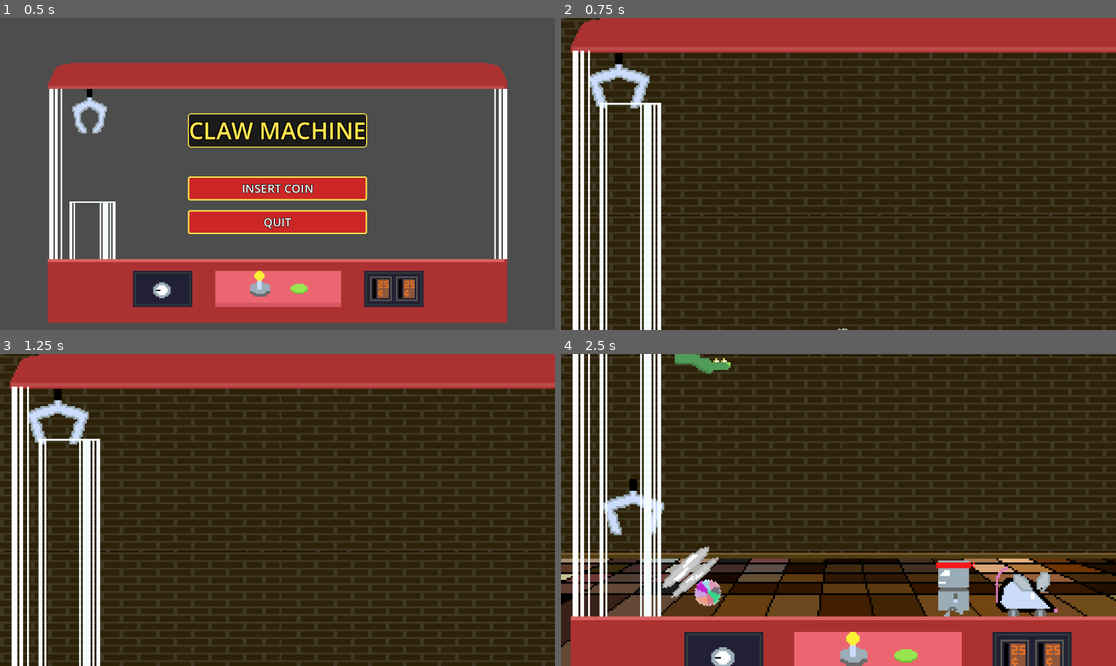
Above: before the commit, frames 1-4 (two rows, left to right).
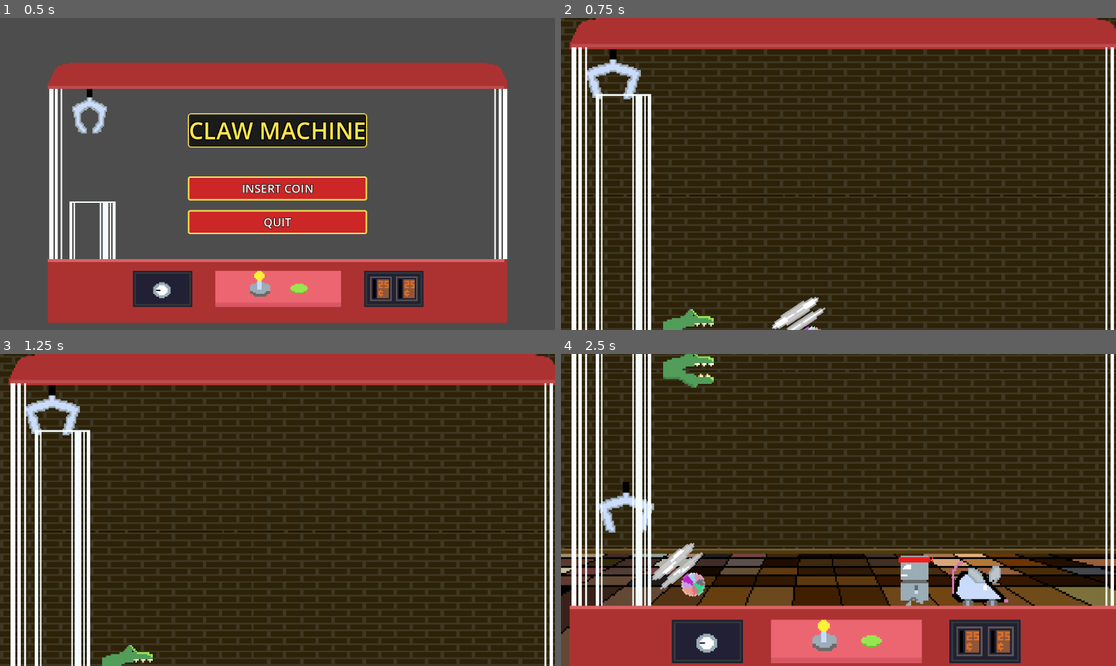
Above: after the commit, the same moments.

Repository: Jossulus/gamedevjs-jam
Game: Godot game, scene res://Scenes/main_menu.tscn
Same seed, same stepped clock (60 frames per second), same inputs: the game is played once before the commit and once after it.
Inputs (mouse positions are in pixels of both pictures, inside the frame that each line leads up to):
- Up to frame 1 (0.5 s): no input
- Up to frame 2 (0.75 s): click "INSERT COIN" at 0.5 s
- Up to frame 3 (1.25 s): no input
- Up to frame 4 (2.5 s): move the mouse to (960, 494) at 1.27 s; hold D (claw_right) from 1.28 s (still down); click (960, 494) at 1.35 s; tap W (claw_up) at 1.52, 2.27 s; move the mouse to (727, 525) at 2.02 s; click (727, 525) at 2.1 s

Frame 1 is identical in both runs. In frame 2, 37% of the frame differs, in the area x 0-100%, y 0-100%; in frame 3, 36%; in frame 4, 51%.

Commit message:
vertical cam movement only

Diff:
--- a/gamedev.js-entry/Scenes/game.tscn
+++ b/gamedev.js-entry/Scenes/game.tscn
@@ -30,7 +30,7 @@
 right_ground_marker = NodePath("../Boundary Markers/RightBoundary")
 
 [node name="Camera2D" type="Camera2D" parent="Claw" unique_id=1779705703]
-zoom = Vector2(4, 4)
+zoom = Vector2(3.6, 3.6)
 limit_left = -160
 limit_top = -180
 limit_right = 160
